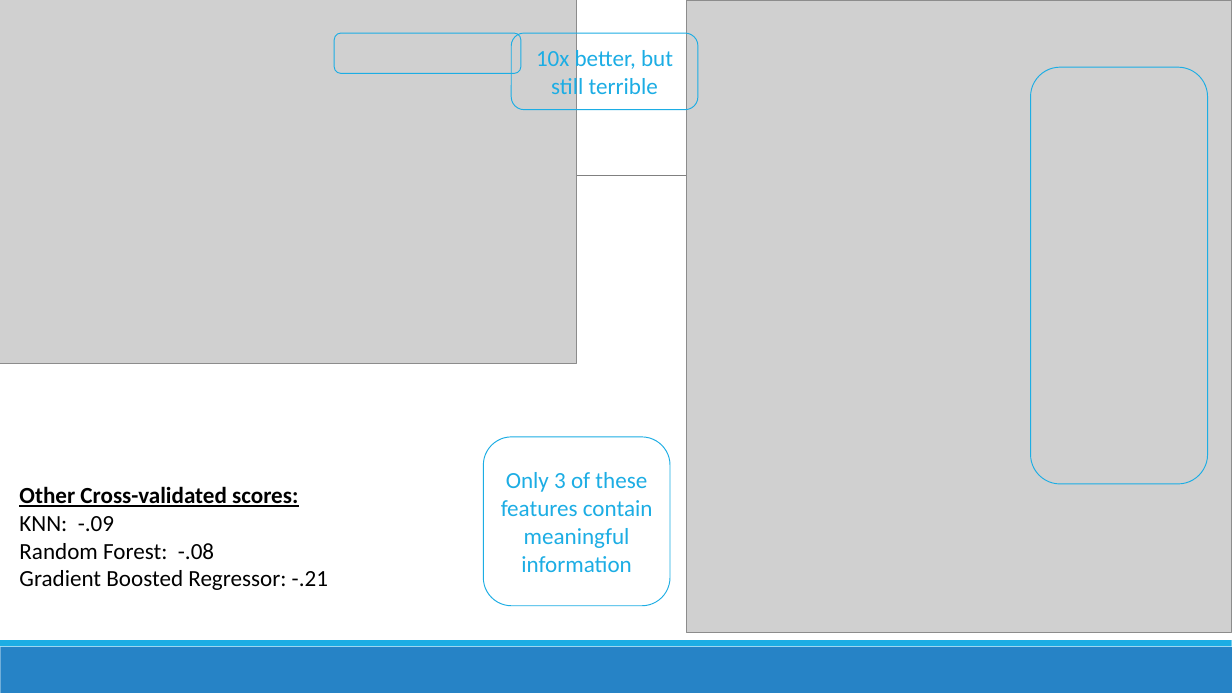
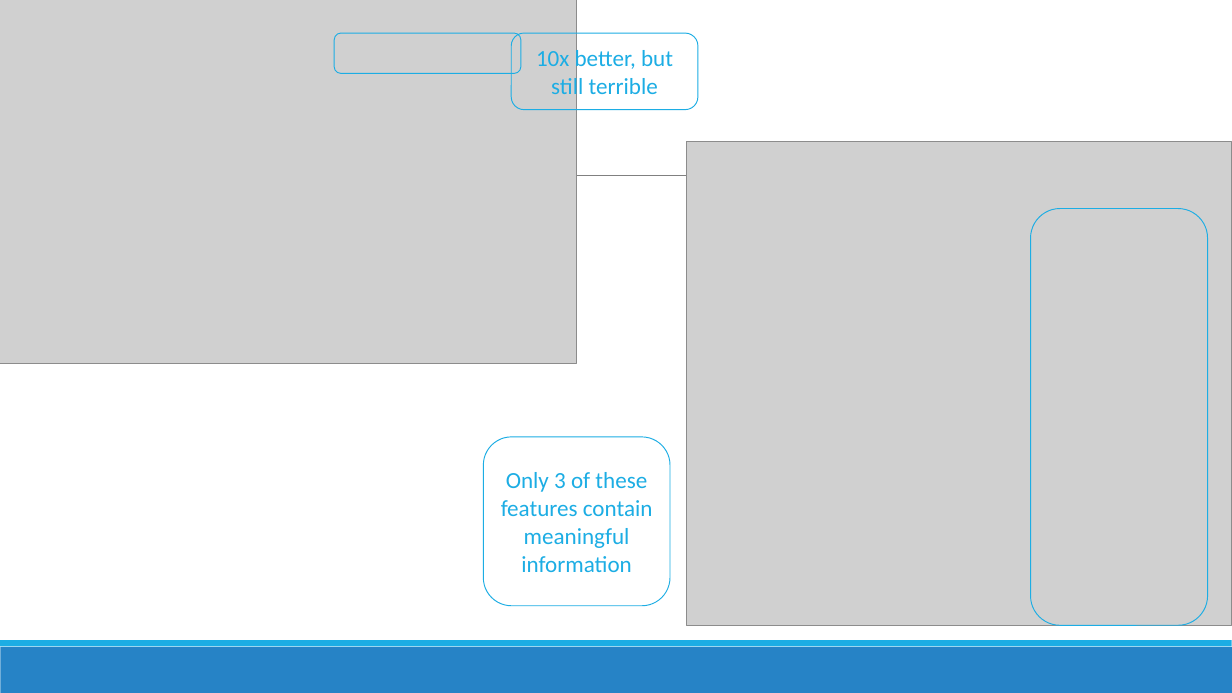
Before and after one commit to conditg/predicting-disruption, a slide deck: slide 4 of Capstone.pptx. Drawn at 1232x693 pixels with LibreOffice and Linux fonts; fonts in the diff are those of the drawing; grey boxes stand for pictures. Boxes give left, top, right and bottom in pixels: in the first picture for what was removed or moved away, otherwise in the second. Text is boxed around its words. In the diff, an @@ line names an element or a change of style, - is before the commit and + after.

```diff
--- a/Capstone.pptx
+++ b/Capstone.pptx
@@ picture: place and size @@
-picture at [687,0,1232,633]
+picture at [687,141,1232,626]
@@ rounded rectangle: place and size @@
-rounded rectangle at [1031,67,1208,484]
+rounded rectangle at [1031,209,1208,626]
@@ text removed at [19,486,328,590] @@
-Other Cross-validated scores:
-KNN: -.09
-Random Forest: -.08
-Gradient Boosted Regressor: -.21
```
Also in this commit, not shown: 1 other slide changed, 5 slides added, 2 slides removed, 1 other file.
